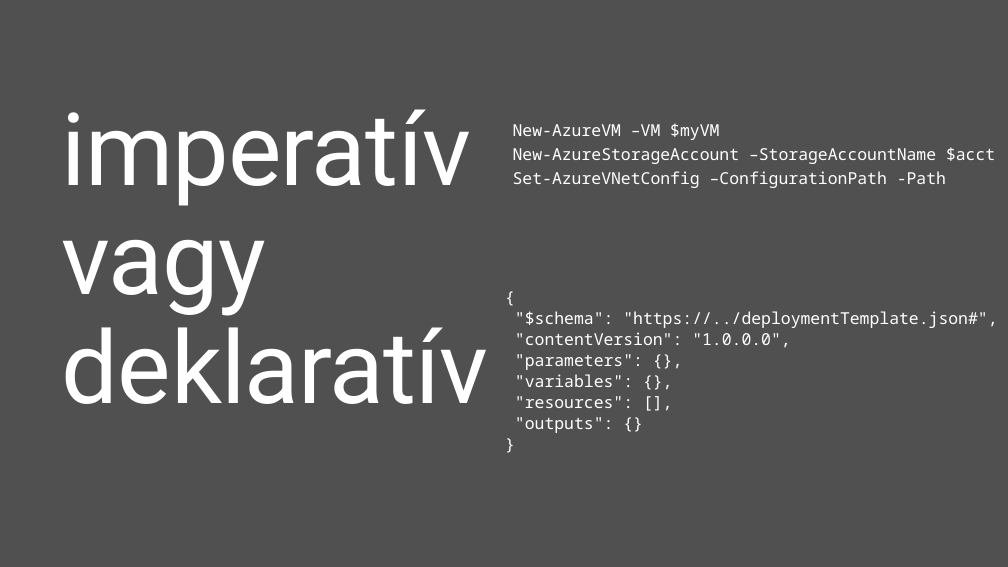
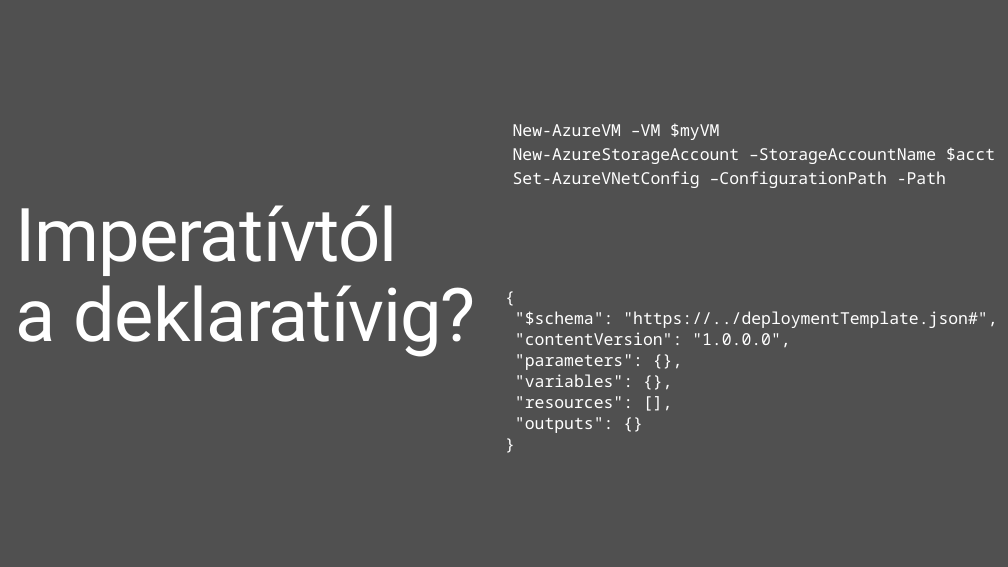
Before and after one commit to ITForumHungary/ITForum2016-DevOps, a slide deck: slide 4 of Session1-Introduction_to_DevOps-Infrastructure_as_Code/Presentation-Session1-Intro_to_DevOps-IaC.pptx (slide 8 before the commit). Drawn at 1008x567 pixels with LibreOffice and Linux fonts; fonts in the diff are those of the drawing; background and template pictures are left out. Boxes give left, top, right and bottom in pixels: in the first picture for what was removed or moved away, otherwise in the second. Text is boxed around its words. In the diff, an @@ line names an element or a change of style, - is before the commit and + after.

```diff
--- a/Session1-Introduction_to_DevOps-Infrastructure_as_Code/Presentation-Session1-Intro_to_DevOps-IaC.pptx
+++ b/Session1-Introduction_to_DevOps-Infrastructure_as_Code/Presentation-Session1-Intro_to_DevOps-IaC.pptx
@@ title at [16, 205, 476, 357]: text changed; size 97.9 to 72 pt @@
-imperatív
-vagy
-deklaratív
+Imperatívtól
+a deklaratívig?
```
Also in this commit, not shown: 2 other slides changed, 1 slide added, 5 slides removed.
